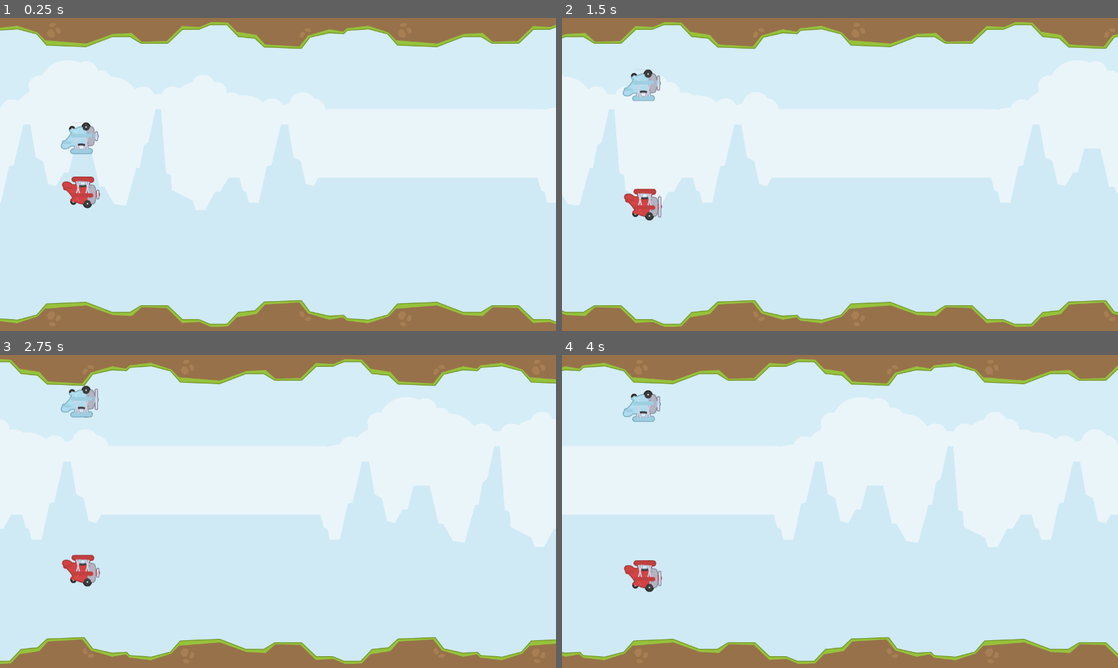
Above: before the commit, frames 1-4 (two rows, left to right).
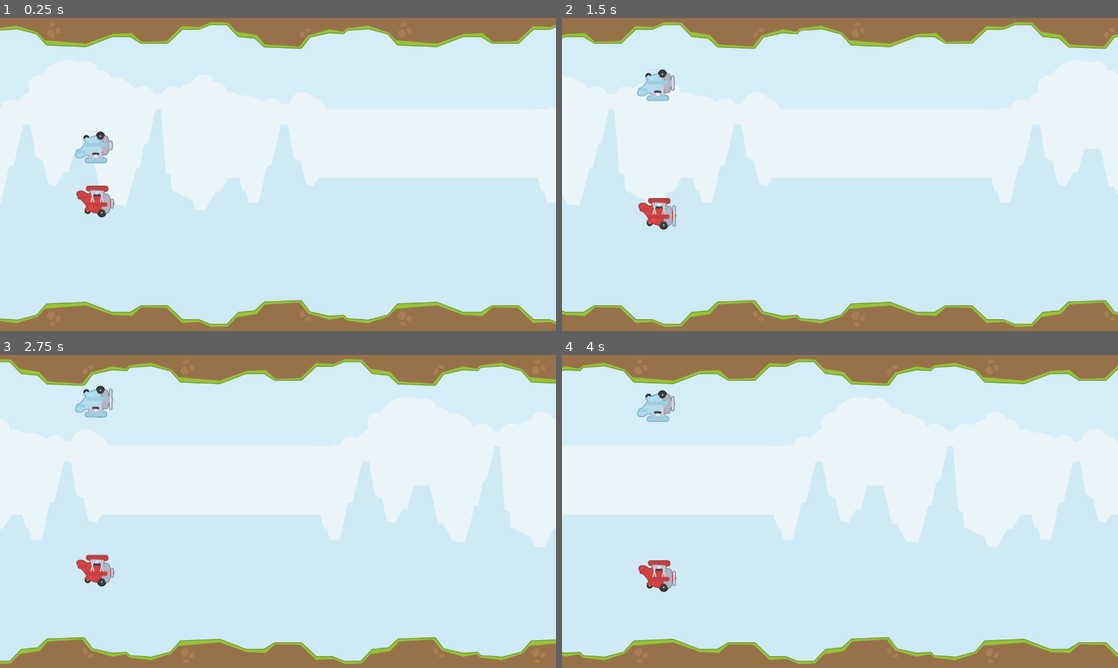
Above: after the commit, the same moments.

Repository: VladimirPakharenko/AirJellodi
Game: Godot game, scene res://scene_and_scripts/level/main_level.tscn
Same seed, same stepped clock (60 frames per second), same inputs: the game is played once before the commit and once after it.
Inputs:
- Up to frame 1 (0.25 s): no input
- Up to frame 2 (1.5 s): tap F (player1) at 0.6 s; tap G (player2) at 1.35 s
- Up to frame 3 (2.75 s): tap F (player1) at 2.1 s
- Up to frame 4 (4 s): tap G (player2) at 2.85 s; tap F (player1) at 3.6 s

The runs differ from the first frame. In frame 1, 1.4% of the frame differs, in the area x 10-21%, y 33-64%; in frame 2, 1.3%; in frame 3, 1.3%; in frame 4, 1.3%.

Commit message:
New file name

Diff:
--- a/twoPlayerBattle/scene_and_scripts/level/main_level.tscn
+++ b/twoPlayerBattle/scene_and_scripts/level/main_level.tscn
@@ -1,9 +1,9 @@
 [gd_scene load_steps=10 format=3 uid="uid://dtjgq7sw6kw3i"]
 
-[ext_resource type="PackedScene" uid="uid://r6bvy41nr01e" path="res://scene_and_scripts/scene/сharacters/character_body_2d.tscn" id="1_plane"]
 [ext_resource type="Texture2D" uid="uid://chbfp4mqp1hp5" path="res://assets/kenney_tappy-plane/PNG/background.png" id="2_bg"]
 [ext_resource type="Script" uid="uid://ntvfouw4qa8o" path="res://scene_and_scripts/level/camera_controller.gd" id="3_cam"]
 [ext_resource type="Script" uid="uid://b67jkku48yvar" path="res://scene_and_scripts/level/obstacle_spawner.gd" id="4_spawn"]
+[ext_resource type="PackedScene" uid="uid://r6bvy41nr01e" path="res://scene_and_scripts/scene/characters/character_body_2d.tscn" id="5_d7fds"]
 [ext_resource type="PackedScene" uid="uid://b8y1v2j3k4l5m" path="res://scene_and_scripts/scene/obstacles/rock.tscn" id="5_rock"]
 
 [sub_resource type="WorldBoundaryShape2D" id="WorldBoundaryShape2D_top"]
@@ -57,5 +57,5 @@
 position = Vector2(640, 0)
 shape = SubResource("WorldBoundaryShape2D_right")
 
-[node name="Aircraft" parent="." instance=ExtResource("1_plane")]
-position = Vector2(0, 301)
+[node name="Aircraft" parent="." instance=ExtResource("5_d7fds")]
+position = Vector2(33, 322)
--- /dev/null
+++ b/twoPlayerBattle/scene_and_scripts/scene/obstacles/rock_up.tscn
@@ -0,0 +1,11 @@
+[gd_scene load_steps=2 format=3 uid="uid://nsm5jyd2h8fi"]
+
+[ext_resource type="Texture2D" uid="uid://3w0doolnt5sx" path="res://assets/kenney_tappy-plane/PNG/rock.png" id="1_7siie"]
+
+[node name="RockUp" type="Node2D"]
+
+[node name="Rock" type="Sprite2D" parent="."]
+texture = ExtResource("1_7siie")
+
+[node name="CollisionPolygon2D" type="CollisionPolygon2D" parent="Rock"]
+polygon = PackedVector2Array(-25, 7, -54, 117, 53, 118, 17, -121, 6, -121)
Renamed: twoPlayerBattle/scene_and_scripts/scene/сharacters/aircraft.gd -> twoPlayerBattle/scene_and_scripts/scene/characters/aircraft.gd
Renamed: twoPlayerBattle/scene_and_scripts/scene/сharacters/aircraft.gd.uid -> twoPlayerBattle/scene_and_scripts/scene/characters/aircraft.gd.uid
Renamed: twoPlayerBattle/scene_and_scripts/scene/сharacters/character_body_2d.tscn -> twoPlayerBattle/scene_and_scripts/scene/characters/character_body_2d.tscn
